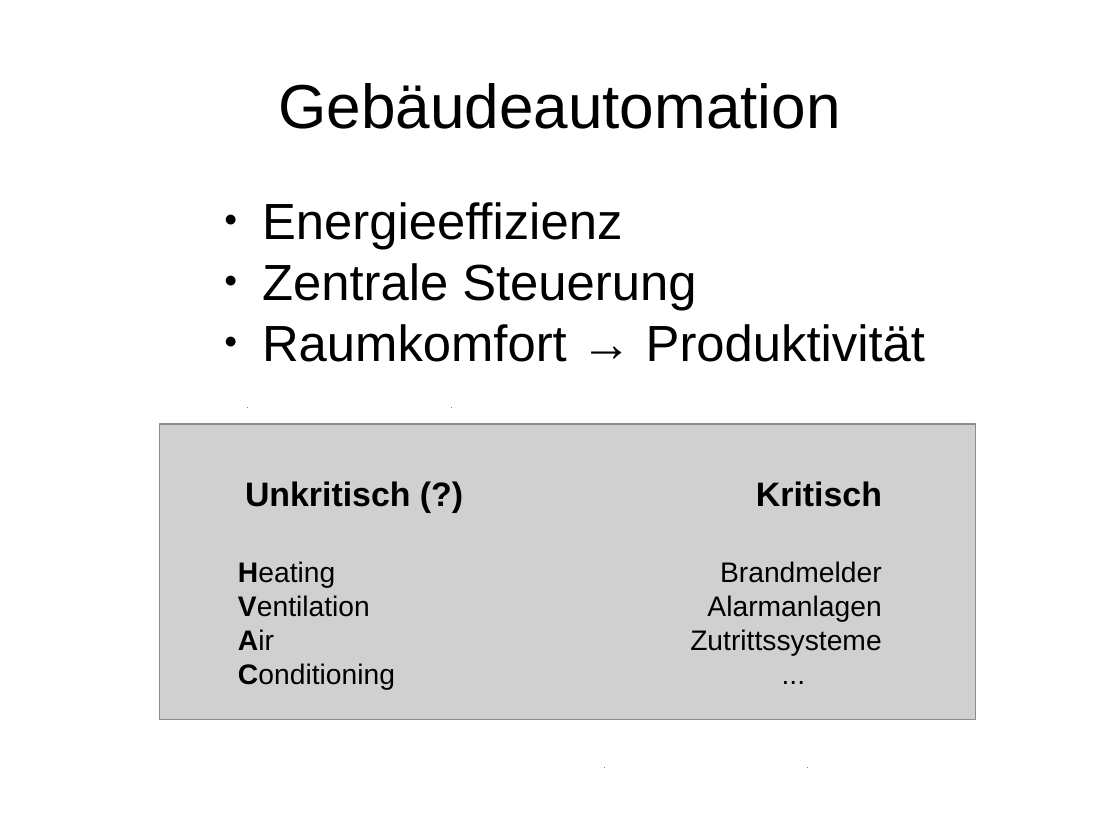
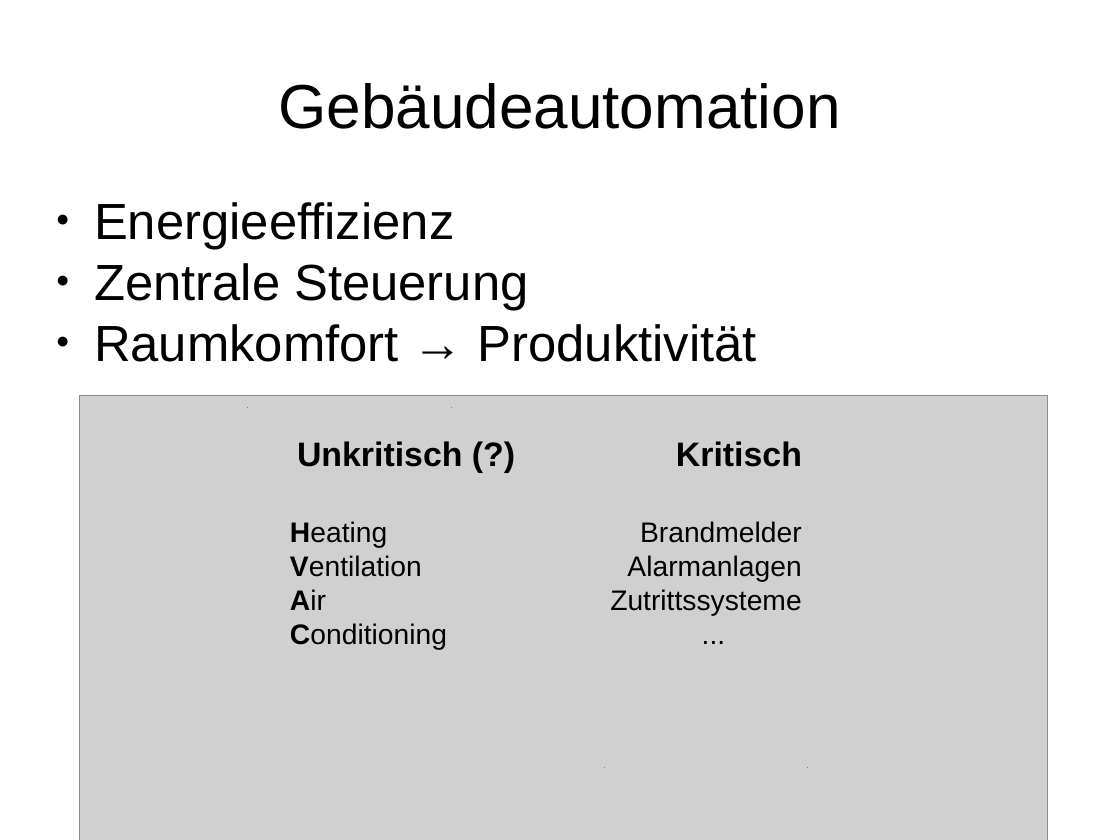
Before and after one commit to hglanzer/knxSec, a slide deck: slide 2 of Praesentation/KNX praesentation.odp. Drawn at 1120x840 pixels with LibreOffice and Linux fonts; fonts in the diff are those of the drawing; grey boxes stand for pictures; background and template pictures are left out. Boxes give left, top, right and bottom in pixels: in the first picture for what was removed or moved away, otherwise in the second. Text is boxed around its words. In the diff, an @@ line names an element or a change of style, - is before the commit and + after.

```diff
--- a/Praesentation/KNX praesentation.odp
+++ b/Praesentation/KNX praesentation.odp
@@ subtitle "Energieeffizienz" at <box>94,202,757,362</box>: list level 8 to 1 in "Energieeffizienz"; list level 8 to 1 in "Zentrale Steuerung"; list level 8 to 1 in "Raumkomfort → Produktivität" @@
@@ picture: place and size @@
-picture at <box>160,424,976,720</box>
+picture at <box>80,396,1049,840</box>
@@ text "Unkritisch (?)": place and size @@
-text "Unkritisch (?)" at <box>238,481,411,690</box>
+text "Unkritisch (?)" at <box>290,441,463,650</box>
@@ text "Kritisch": place and size @@
-text "Kritisch" at <box>690,481,882,656</box>
+text "Kritisch" at <box>610,441,802,616</box>
@@ fill #CFE7F5 to #CFE7F5 at 50% opacity in 4 elements at <box>248,409,248,409</box>, <box>605,768,605,768</box>, <box>451,409,451,409</box>, <box>808,768,808,768</box> @@
```
Also in this commit, not shown: 1 other slide changed, 15 slides added, 17 other files.
